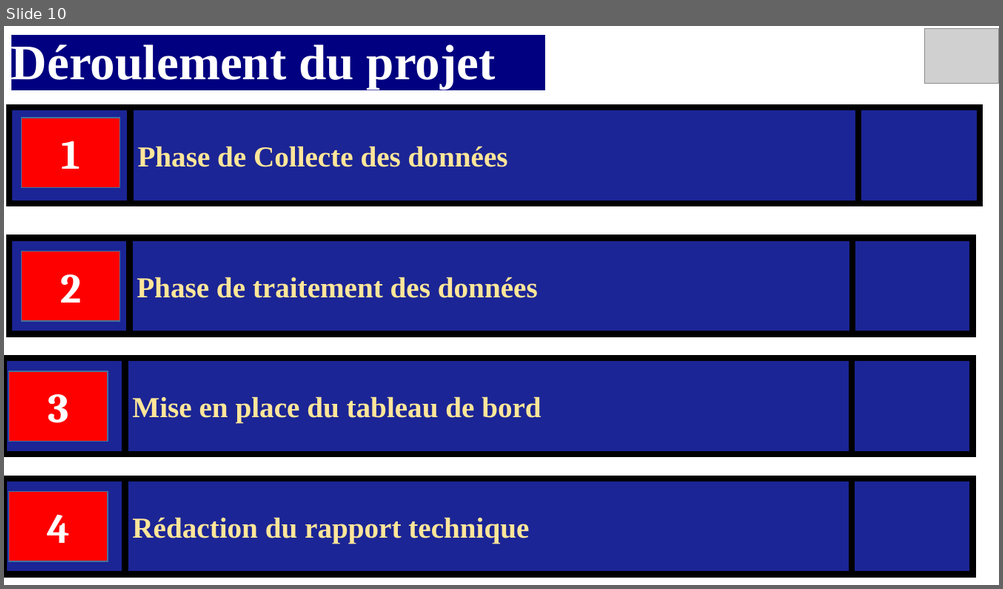
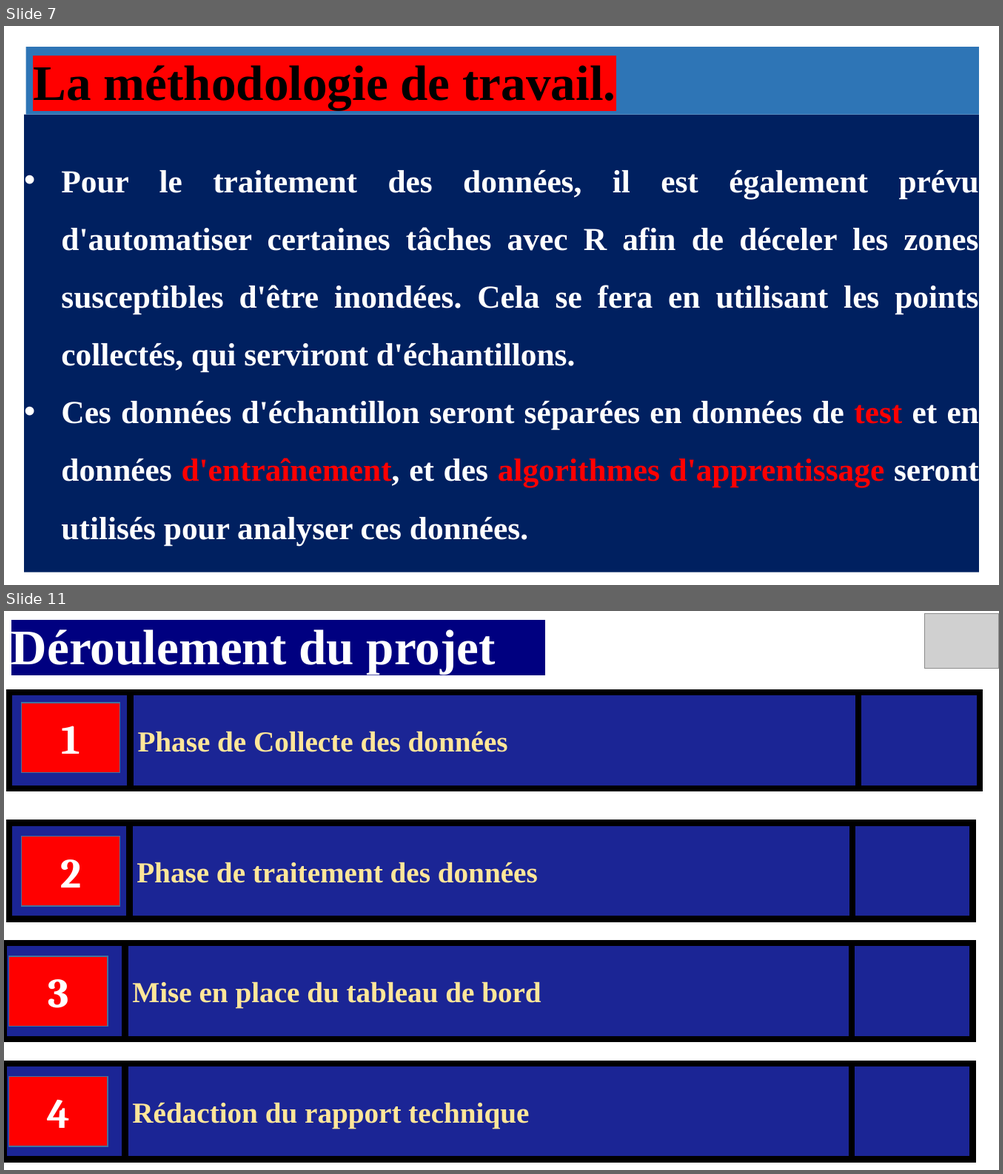
Before and after one commit to Mame1808/myrepo, a slide deck: Presentation_du_projet.pptx. Shown one above the other, each under a label of ours: slide 10 before the commit, slides 7 and 11 after it; the slides between them are not shown. The pictures are 1003x589 and 1003x1174 pixels, drawn with LibreOffice and Linux fonts; fonts in the diff are those of the drawing; grey boxes stand for pictures; background and template pictures are left out. Boxes give left, top, right and bottom in pixels: in the first picture for what was removed or moved away, otherwise in the second. Text is boxed around its words. In the diff, an @@ line names an element or a change of style, - is before the commit and + after.

```diff
--- a/Presentation_du_projet.pptx
+++ b/Presentation_du_projet.pptx
@@ slide 7 added at (4,26,999,585), background picture (left out) @@
@@ rectangle added at (25,47,979,115), fill #2E75B6, 48 pt, text #000000, bold @@
+La méthodologie de travail.
@@ rectangle added at (24,115,979,573), fill #002060, 31 pt, text #FFFFFF, bold @@
+• Pour le traitement des données, il est également prévu d'automatiser certaines tâches avec R afin de déceler les zones susceptibles d'être inondées. Cela se fera en utilisant les points collectés, qui serviront d'échantillons.
+• Ces données d'échantillon seront séparées en données de test et en données d'entraînement, et des algorithmes d'apprentissage seront utilisés pour analyser ces données.
@@ what was slide 10 is now slide 11 @@
```
Also in this commit, not shown: 9 slides changed, 1 other file.
